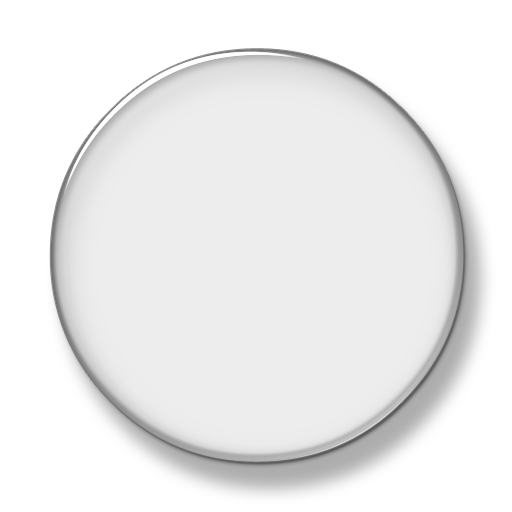
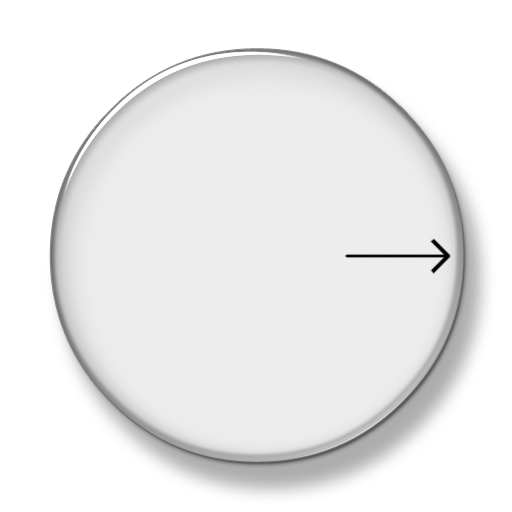
Revision of a layered 512 × 512 image; what changed, layer by layer:
renamed "Layer 1" to "Layer 2", showed it, painted on it over [left=344, top=238, right=451, bottom=275]
